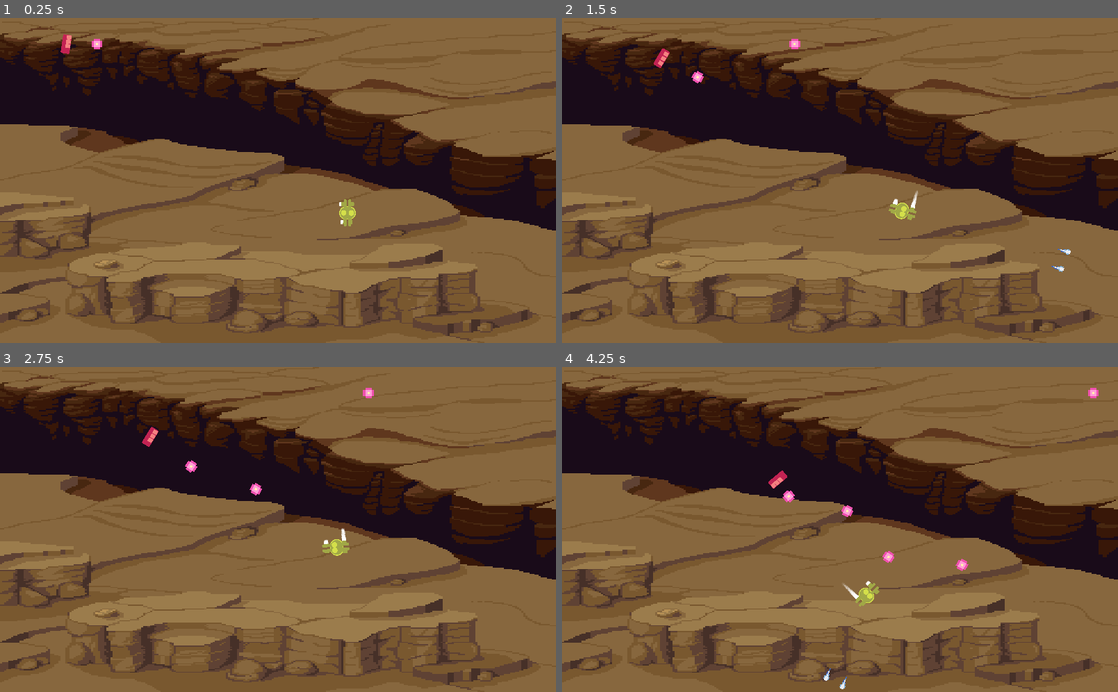
Above: before the commit, frames 1-4 (two rows, left to right).
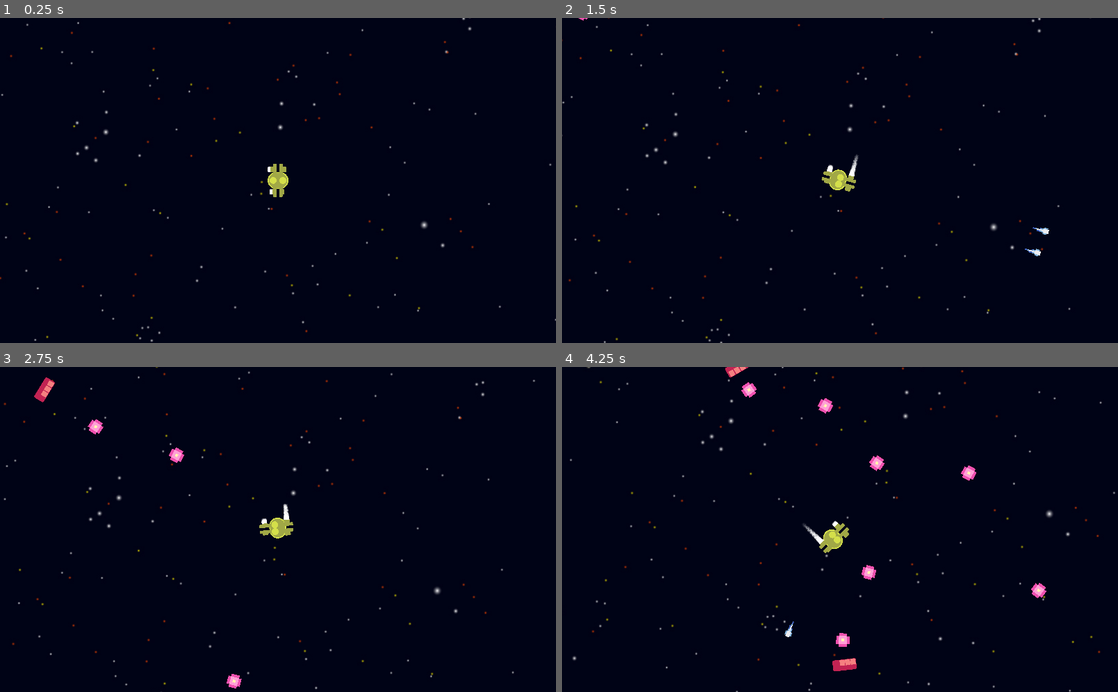
Above: after the commit, the same moments.

Repository: Zhanzo/sneaks
Game: Godot game, scene res://levels/Level.tscn
Same seed, same stepped clock (60 frames per second), same inputs: the game is played once before the commit and once after it. The project has no main scene, so this scene is started directly.
Inputs:
- Up to frame 1 (0.25 s): no input
- Up to frame 2 (1.5 s): hold Right (ui_right) 0.53-1.28 s; tap Space (ui_select) at 0.77 s; hold Left (ui_left) from 1.28 s (still down)
- Up to frame 3 (2.75 s): tap Space (ui_select) at 1.52 s; release Left (ui_left) at 2.03 s; hold Right (ui_right) from 2.03 s (still down)
- Up to frame 4 (4.25 s): release Right (ui_right) at 2.78 s; hold Up (ui_up) 2.78-3.53 s; tap Space (ui_select) at 3.02, 3.77 s; hold Left (ui_left) from 3.53 s (still down)

The runs differ from the first frame. In frame 1, 100% of the frame differs, in the area x 0-100%, y 0-100%; in frame 2, 100%; in frame 3, 100%; in frame 4, 100%.

Commit message:
Change the background to a space background. Remove edge warping and use a larger map.

Diff:
--- a/camera/Camera.gd
+++ b/camera/Camera.gd
@@ -9,7 +9,6 @@
 var _noise_y : int = 0
 
 onready var _noise : OpenSimplexNoise = OpenSimplexNoise.new()
-
 
 func add_trauma(amount : float) -> void:
 	_trauma = min(_trauma + amount, 1.0)
@@ -32,5 +31,6 @@
 	var amount = pow(_trauma, _trauma_power)
 	_noise_y += 1
 	rotation = _max_roll * amount * _noise.get_noise_2d(_noise.seed, _noise_y)
-	offset.x = _max_offset.x * amount * _noise.get_noise_2d(_noise.seed * 2, _noise_y)
-	offset.y = _max_offset.y * amount * _noise.get_noise_2d(_noise.seed * 3, _noise_y)
+	var offset_vector := Vector2(_max_offset.x * amount * _noise.get_noise_2d(_noise.seed * 2, _noise_y),
+	_max_offset.y * amount * _noise.get_noise_2d(_noise.seed * 3, _noise_y))
+	get_tree().get_root().global_canvas_transform.origin = offset_vector
--- a/entities/Entity.gd
+++ b/entities/Entity.gd
@@ -14,7 +14,7 @@
 var _rotation_direction: int = 0
 var _is_shooting: bool = false
 
-var _screen_size: Vector2
+var level_size: Rect2
 
 enum { IDLE, FORWARD, LEFT, RIGHT }
 
@@ -34,7 +34,6 @@
 
 
 func _ready() -> void:
-	_screen_size = get_viewport().get_visible_rect().size
 	_bullet_delay.wait_time = _fire_rate
 
 
@@ -51,14 +50,8 @@
 
 func _handle_out_of_bounds(state: Physics2DDirectBodyState) -> void:
 	var xform: Transform2D = state.get_transform()
-	if xform.origin.x > _screen_size.x:
-		xform.origin.x = 0
-	if xform.origin.x < 0:
-		xform.origin.x = _screen_size.x
-	if xform.origin.y > _screen_size.y:
-		xform.origin.y = 0
-	if xform.origin.y < 0:
-		xform.origin.y = _screen_size.y
+	xform.origin.x = clamp(xform.origin.x, level_size.position.x, level_size.end.x)
+	xform.origin.y = clamp(xform.origin.y, level_size.position.y, level_size.end.y)
 	state.set_transform(xform)
 
 
--- a/entities/enemies/cruiser/Cruiser.gd
+++ b/entities/enemies/cruiser/Cruiser.gd
@@ -23,7 +23,6 @@
 
 func _ready() -> void:
 	_player = get_node(_player_path)
-	_screen_size = get_viewport().get_visible_rect().size
 
 
 func _process(_delta: float) -> void:
--- a/levels/Level.gd
+++ b/levels/Level.gd
@@ -1,11 +1,28 @@
 extends Node2D
 
-onready var camera : Camera2D = $Camera
+onready var _camera := $Camera
+onready var _background := $Background
+onready var _player := $Player
+onready var _enemies := $Enemies
+
+func _ready() -> void:
+	var level_size : Rect2 = _background.region_rect
+
+	# set the camera limits
+	_camera.limit_top = level_size.position.y
+	_camera.limit_left = level_size.position.x
+	_camera.limit_bottom = level_size.end.y
+	_camera.limit_right = level_size.end.x
+
+	# set the player and enemy limits
+	_player.level_size = level_size
+	for enemy in _enemies.get_children():
+		enemy.level_size = level_size
 
 
 func _on_Player_is_hit(trauma : float) -> void:
-	camera.add_trauma(trauma)
+	_camera.add_trauma(trauma)
 
 
 func _on_Enemy_is_hit(trauma : float) -> void:
-	camera.add_trauma(trauma)
+	_camera.add_trauma(trauma)
--- a/levels/Level.tscn
+++ b/levels/Level.tscn
@@ -1,6 +1,6 @@
 [gd_scene load_steps=6 format=2]
 
-[ext_resource path="res://levels/desert-backgorund.png" type="Texture" id=1]
+[ext_resource path="res://levels/space-background.jpg" type="Texture" id=1]
 [ext_resource path="res://entities/player/Player.tscn" type="PackedScene" id=2]
 [ext_resource path="res://entities/enemies/cruiser/Cruiser.tscn" type="PackedScene" id=3]
 [ext_resource path="res://camera/Camera.tscn" type="PackedScene" id=4]
@@ -10,28 +10,43 @@
 script = ExtResource( 5 )
 
 [node name="Background" type="Sprite" parent="."]
-scale = Vector2( 4, 2.20588 )
 texture = ExtResource( 1 )
 centered = false
+region_enabled = true
+region_rect = Rect2( 0, 0, 2000, 2000 )
+region_filter_clip = true
 
 [node name="Camera" parent="." instance=ExtResource( 4 )]
-anchor_mode = 0
+position = Vector2( 640, 360 )
 current = true
-_decay = 1.0
-_max_offset = Vector2( 100, 75 )
+zoom = Vector2( 0.8, 0.8 )
+process_mode = 0
+limit_left = 0
+limit_top = 0
+limit_right = 4000
+limit_bottom = 2000
+limit_smoothed = true
+smoothing_enabled = true
+_decay = 0.8
+_max_offset = Vector2( 50, 50 )
 _max_roll = 0.1
 
 [node name="Player" parent="." instance=ExtResource( 2 )]
 position = Vector2( 640, 360 )
 _health = 3
 _damage = 1
-_engine_thrust = 300
+_engine_thrust = 400
 _spin_thrust = 2000
 _trauma = 0.8
 _fire_rate = 0.1
 _bullet_kickback = 30
 
-[node name="Cruiser" parent="." instance=ExtResource( 3 )]
+[node name="RemoteTransform2D" type="RemoteTransform2D" parent="Player"]
+remote_path = NodePath("../../Camera")
+
+[node name="Enemies" type="Node2D" parent="."]
+
+[node name="Cruiser" parent="Enemies" instance=ExtResource( 3 )]
 position = Vector2( 120, 48 )
 _health = 5
 _damage = 1
@@ -39,6 +54,39 @@
 _spin_thrust = 1000
 _trauma = 0.2
 _fire_rate = 1.0
-_player_path = NodePath("../Player")
+_player_path = NodePath("../../Player")
+
+[node name="Cruiser2" parent="Enemies" instance=ExtResource( 3 )]
+position = Vector2( 1677.41, 213.276 )
+_health = 5
+_damage = 1
+_engine_thrust = 100
+_spin_thrust = 1000
+_trauma = 0.2
+_fire_rate = 1.0
+_player_path = NodePath("../../Player")
+
+[node name="Cruiser3" parent="Enemies" instance=ExtResource( 3 )]
+position = Vector2( 427.244, 916.76 )
+_health = 5
+_damage = 1
+_engine_thrust = 100
+_spin_thrust = 1000
+_trauma = 0.2
+_fire_rate = 1.0
+_player_path = NodePath("../../Player")
+
+[node name="Cruiser4" parent="Enemies" instance=ExtResource( 3 )]
+position = Vector2( 1156.15, 880.738 )
+_health = 5
+_damage = 1
+_engine_thrust = 100
+_spin_thrust = 1000
+_trauma = 0.2
+_fire_rate = 1.0
+_player_path = NodePath("../../Player")
 [connection signal="is_hit" from="Player" to="." method="_on_Player_is_hit"]
-[connection signal="is_hit" from="Cruiser" to="." method="_on_Enemy_is_hit"]
+[connection signal="is_hit" from="Enemies/Cruiser" to="." method="_on_Enemy_is_hit"]
+[connection signal="is_hit" from="Enemies/Cruiser2" to="." method="_on_Enemy_is_hit"]
+[connection signal="is_hit" from="Enemies/Cruiser3" to="." method="_on_Enemy_is_hit"]
+[connection signal="is_hit" from="Enemies/Cruiser4" to="." method="_on_Enemy_is_hit"]
Binary file added: levels/space-background.jpg
Not shown, added: levels/space-background.jpg.import
